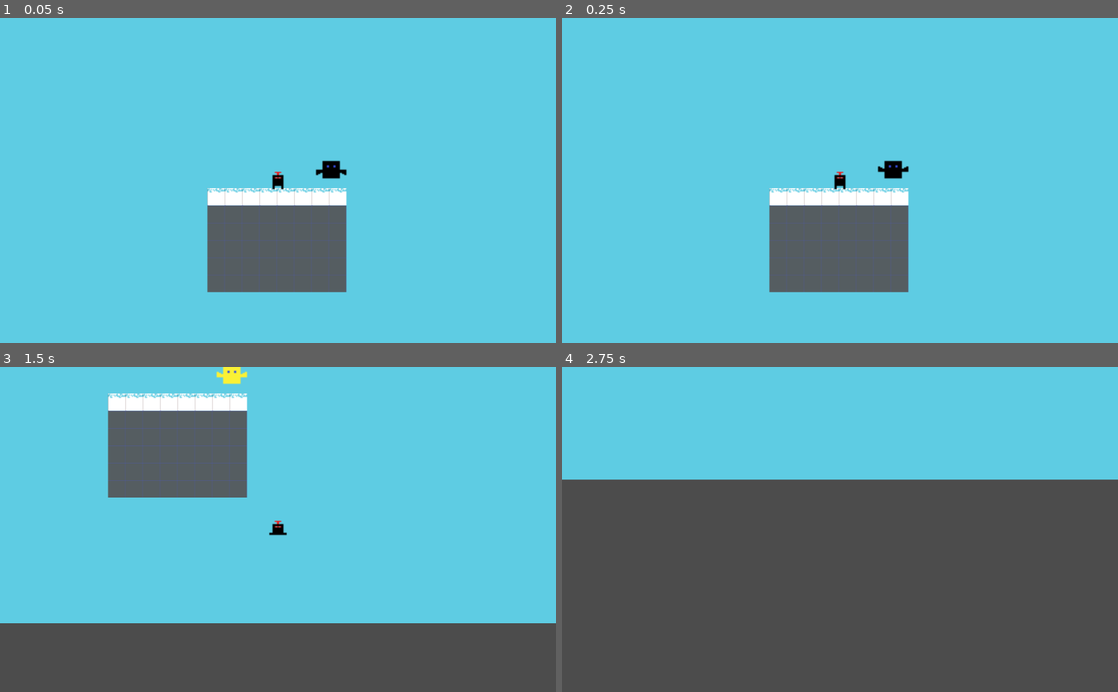
Above: before the commit, frames 1-4 (two rows, left to right).
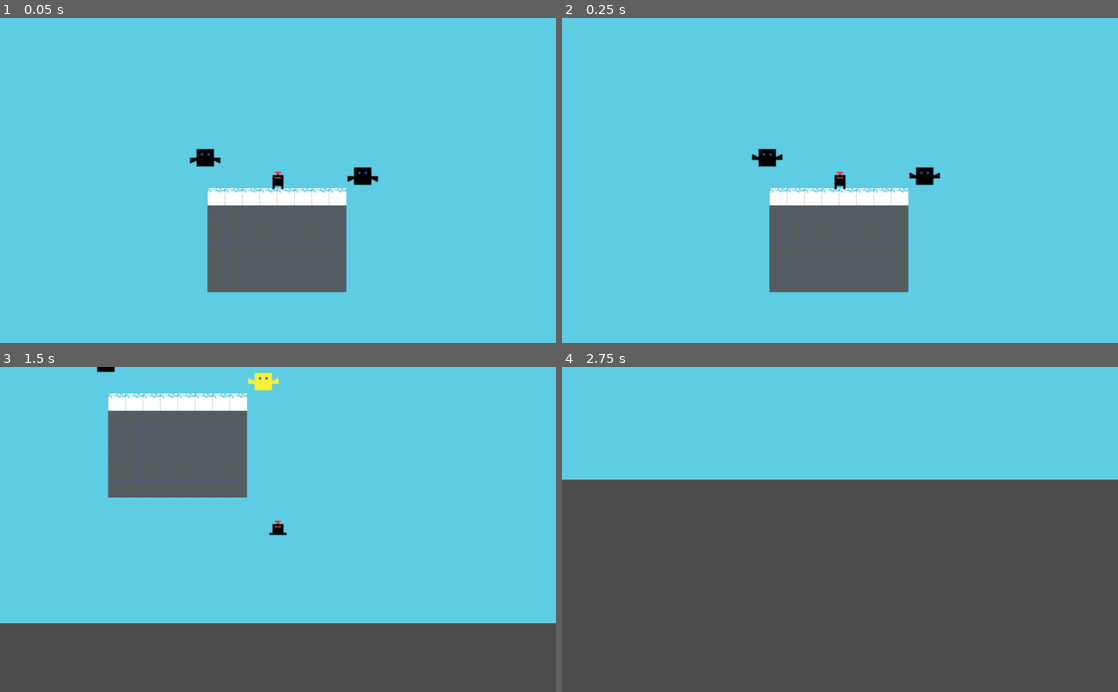
Above: after the commit, the same moments.

Repository: tompasini/Born4Lazers
Game: Godot game, scene res://Worlds/Blue World/BlueLevel1.tscn
Same seed, same stepped clock (60 frames per second), same inputs: the game is played once before the commit and once after it. This scene is started directly instead of the project's main scene.
Inputs (mouse positions are in pixels of both pictures, inside the frame that each line leads up to):
- Up to frame 1 (0.05 s): no input
- Up to frame 2 (0.25 s): no input
- Up to frame 3 (1.5 s): move the mouse to (400, 513) at 0.52 s; hold D (right) from 0.53 s (still down); click (400, 513) at 0.6 s; tap Space (jump) at 0.77, 1.07 s; move the mouse to (166, 545) at 1.27 s; tap Shift (run) at 1.35 s
- Up to frame 4 (2.75 s): tap Space (jump) at 1.52, 1.82 s; click (728, 545) at 1.55 s; tap Enter at 2 s; move the mouse to (895, 458) at 2.02 s; release D (right) at 2.03 s; hold A (left) from 2.03 s (still down); click (895, 458) at 2.1 s

The runs differ from the first frame. In frame 1, 0.7% of the frame differs, in the area x 34-69%, y 40-52%; in frame 2, 0.7%; in frame 3, 0.5%; in frame 4, nothing differs.

Commit message:
core blue bat shooting blue laser mechanics

Diff:
--- a/Enemies/BlueBat.tscn
+++ b/Enemies/BlueBat.tscn
@@ -55,5 +55,10 @@
 [node name="HitTimer" type="Timer" parent="."]
 one_shot = true
 
+[node name="LaserTimer" type="Timer" parent="."]
+wait_time = 2.0
+autostart = true
+
 [connection signal="body_shape_entered" from="Area2D" to="." method="_on_Area2D_body_shape_entered"]
 [connection signal="timeout" from="HitTimer" to="." method="_on_HitTimer_timeout"]
+[connection signal="timeout" from="LaserTimer" to="." method="_on_LaserTimer_timeout"]
--- a/Enemies/Lasers/Blue Laser.tscn
+++ b/Enemies/Lasers/Blue Laser.tscn
@@ -7,6 +7,8 @@
 extents = Vector2( 16, 1.25 )
 
 [node name="Blue Laser" type="KinematicBody2D"]
+collision_layer = 0
+collision_mask = 0
 script = ExtResource( 2 )
 
 [node name="Sprite" type="Sprite" parent="."]
@@ -17,6 +19,15 @@
 shape = SubResource( 1 )
 
 [node name="Timer" type="Timer" parent="."]
+wait_time = 2.0
 one_shot = true
 
+[node name="Area2D" type="Area2D" parent="."]
+collision_layer = 17
+
+[node name="CollisionShape2D2" type="CollisionShape2D" parent="Area2D"]
+position = Vector2( 0, 0.25 )
+shape = SubResource( 1 )
+
 [connection signal="timeout" from="Timer" to="." method="_on_Timer_timeout"]
+[connection signal="body_entered" from="Area2D" to="." method="_on_Area2D_body_entered"]
--- a/Scripts/Blue Laser.gd
+++ b/Scripts/Blue Laser.gd
@@ -2,7 +2,7 @@
 
 var velocity = Vector2()
 var direction = 1
-const SPEED = 10
+const SPEED = 8
 
 func _ready():
 	$Timer.start()
@@ -14,3 +14,8 @@
 
 func _on_Timer_timeout():
 	queue_free()
+
+
+func _on_Area2D_body_entered(body):
+	if(body.name == "LZer"):
+		body.hurt()
--- a/Scripts/BlueBat.gd
+++ b/Scripts/BlueBat.gd
@@ -1,6 +1,8 @@
 extends RigidBody2D
 
 var life = 45
+const LASER = preload("res://Enemies/Lasers/Blue Laser.tscn")
+export var direction = -1
 
 func _on_Area2D_body_shape_entered(body_rid, body, body_shape_index, local_shape_index):
 	if(body.name == 'Laser'):
@@ -20,3 +22,14 @@
 
 func _on_HitTimer_timeout():
 	$AnimatedSprite.play("flap")
+
+func shoot():
+	var l = LASER.instance()
+	l.direction = direction
+	get_parent().add_child(l)
+	l.position.y = position.y - 7
+	l.position.x = position.x + 18
+
+
+func _on_LaserTimer_timeout():
+	shoot()
--- a/Worlds/Blue World/BlueLevel1.tscn
+++ b/Worlds/Blue World/BlueLevel1.tscn
@@ -34,4 +34,8 @@
 smoothing_speed = 12.0
 
 [node name="BlueBat" parent="." instance=ExtResource( 5 )]
-position = Vector2( 114, 175 )
+position = Vector2( 143, 181 )
+
+[node name="BlueBat2" parent="." instance=ExtResource( 5 )]
+position = Vector2( -2, 164 )
+direction = 1
